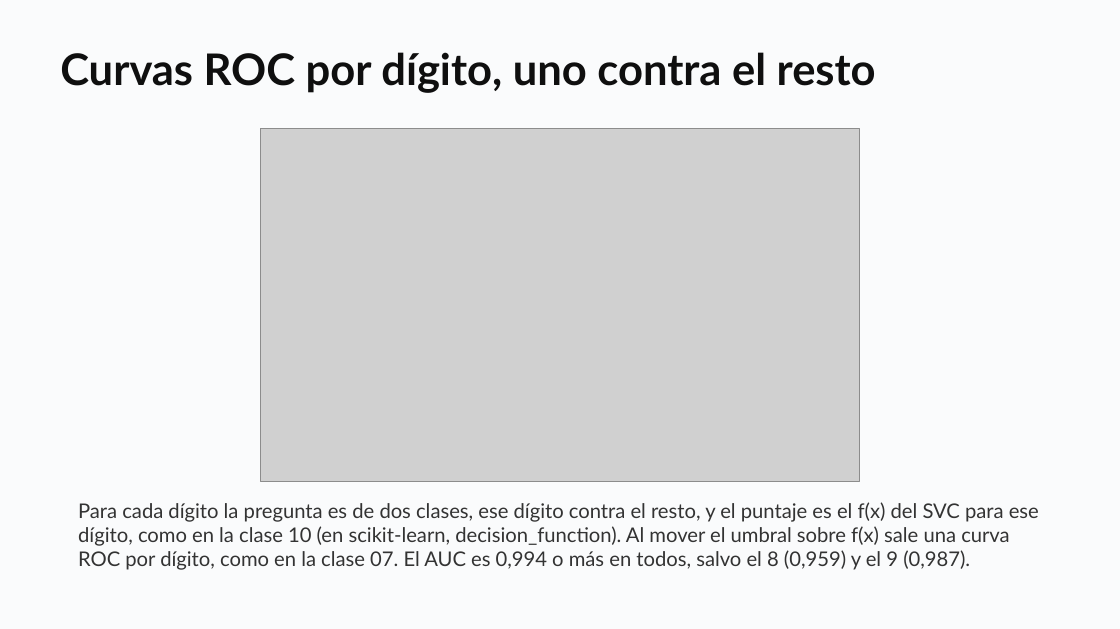
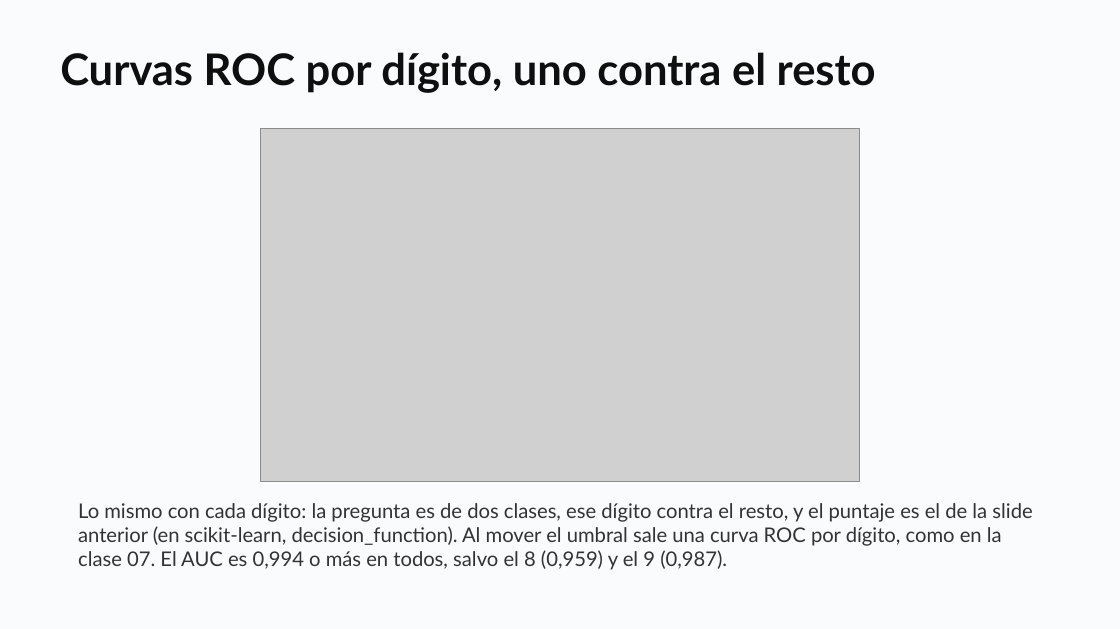
Before and after one commit to daniopitz/cienciadatos, a slide deck: slide 33 of presentaciones/clase11_knn_svc_redes.pptx. Drawn at 1120x629 pixels with LibreOffice and Linux fonts; fonts in the diff are those of the drawing; grey boxes stand for pictures. Boxes give left, top, right and bottom in pixels: in the first picture for what was removed or moved away, otherwise in the second. Text is boxed around its words. In the diff, an @@ line names an element or a change of style, - is before the commit and + after.

```diff
--- a/presentaciones/clase11_knn_svc_redes.pptx
+++ b/presentaciones/clase11_knn_svc_redes.pptx
@@ text at (x1=78, y1=503, x2=1032, y2=570): text changed @@
-Para cada dígito la pregunta es de dos clases, ese dígito contra el resto, y el puntaje es el f(x) del SVC para ese dígito, como en la clase 10 (en scikit-learn, decision_function). Al mover el umbral sobre f(x) sale una curva ROC por dígito, como en la clase 07. El AUC es 0,994 o más en todos, salvo el 8 (0,959) y el 9 (0,987).
+Lo mismo con cada dígito: la pregunta es de dos clases, ese dígito contra el resto, y el puntaje es el de la slide anterior (en scikit-learn, decision_function). Al mover el umbral sale una curva ROC por dígito, como en la clase 07. El AUC es 0,994 o más en todos, salvo el 8 (0,959) y el 9 (0,987).
```
Also in this commit, not shown: 3 other slides changed, 1 slide added, 1 other file.
